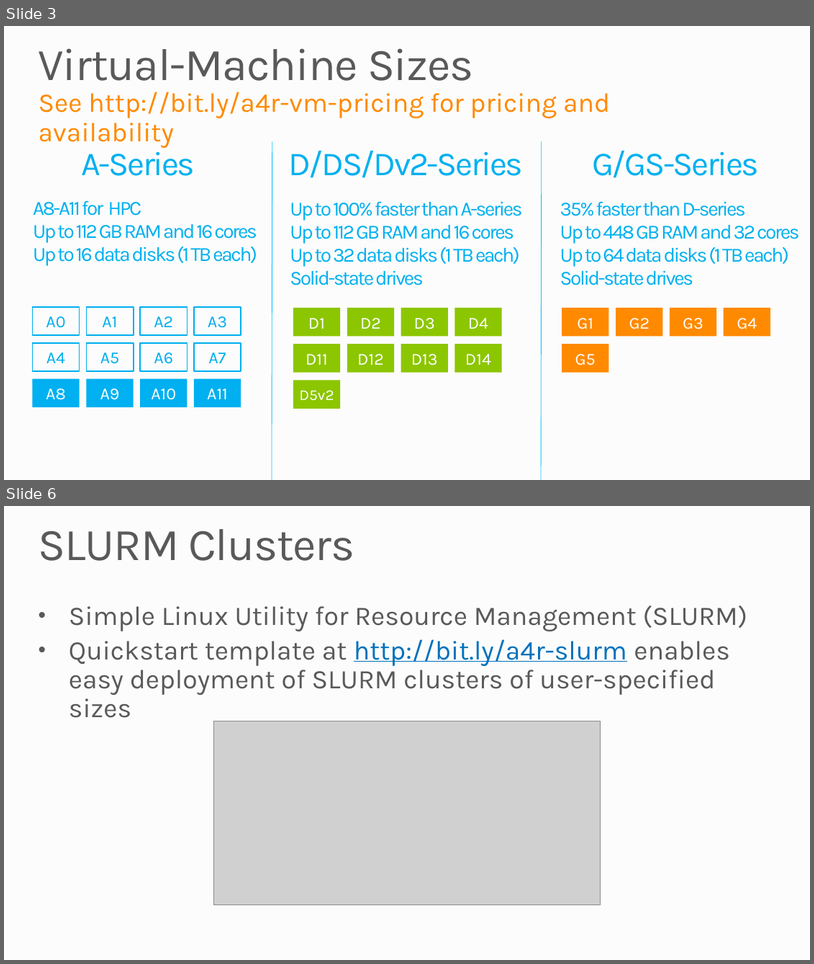
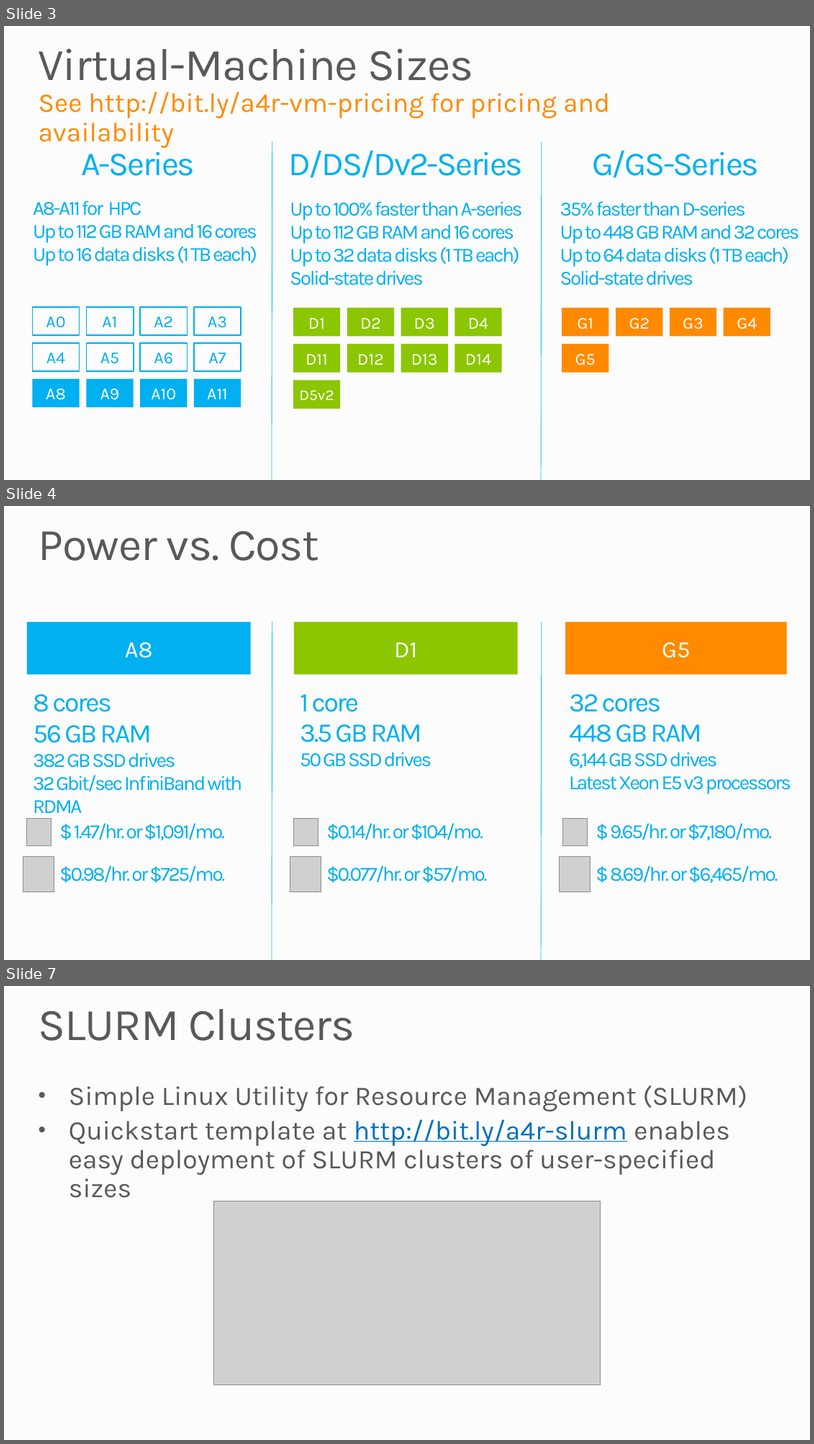
Before and after one commit to MSRConnections/Azure-training-course, a slide deck: Content/High-Performance Computing/Azure High-Performance Computing.pptx. Shown one above the other, each under a label of ours: slides 3 and 6 before the commit, slides 3, 4 and 7 after it; the slides between them are not shown. The pictures are 814x964 and 814x1444 pixels, drawn with LibreOffice and Linux fonts; fonts in the diff are those of the drawing; grey boxes stand for pictures; background and template pictures are left out. Boxes give left, top, right and bottom in pixels: in the first picture for what was removed or moved away, otherwise in the second. Text is boxed around its words. In the diff, an @@ line names an element or a change of style, - is before the commit and + after.

```diff
--- a/Content/High-Performance Computing/Azure High-Performance Computing.pptx
+++ b/Content/High-Performance Computing/Azure High-Performance Computing.pptx
@@ slide 4 added at <box>4,506,810,960</box>, background #FCFCFC @@
@@ title added at <box>39,531,319,561</box>, 54 pt, text #595959 @@
+Power vs. Cost
@@ rectangle added at <box>27,622,251,674</box>, fill #00B0F0, 28 pt, text #FFFFFF @@
+A8
@@ line added from (273, 621) to (272, 960), #11C1FF 0.75 pt @@
@@ rectangle added at <box>294,622,518,674</box>, fill #8CC600, 28 pt, text #FFFFFF @@
+D1
@@ line added from (542, 621) to (541, 960), #11C1FF 0.75 pt @@
@@ rectangle added at <box>566,622,787,674</box>, fill #FF8A00, 28 pt, text #FFFFFF @@
+G5
@@ text added at <box>33,694,242,791</box>, 24 pt, text #00B0F0 @@
+8 cores
+56 GB RAM
+382 GB SSD drives
+32 Gbit/sec InfiniBand with RDMA
@@ text added at <box>300,694,432,767</box>, 32 pt, text #00B0F0 @@
+1 core
+3.5 GB RAM
+50 GB SSD drives
@@ text added at <box>569,694,792,794</box>, 24 pt, text #00B0F0 @@
+32 cores
+448 GB RAM
+6,144 GB SSD drives
+Latest Xeon E5 v3 processors
@@ picture added at <box>27,818,52,845</box> @@
@@ text added at <box>74,823,225,840</box>, 24 pt, text #00B0F0 @@
+$ 1.47/hr. or $1,091/mo.
@@ picture added at <box>294,818,319,845</box> @@
@@ text added at <box>327,823,484,840</box>, 24 pt, text #00B0F0 @@
+$0.14/hr. or $104/mo.
@@ picture added at <box>563,818,589,845</box> @@
@@ text added at <box>610,823,772,840</box>, 24 pt, text #00B0F0 @@
+$ 9.65/hr. or $7,180/mo.
@@ picture added at <box>23,856,54,892</box> @@
@@ text added at <box>59,865,225,883</box>, 24 pt, text #00B0F0 @@
+$0.98/hr. or $725/mo.
@@ picture added at <box>290,856,321,892</box> @@
@@ text added at <box>327,865,487,883</box>, 24 pt, text #00B0F0 @@
+$0.077/hr. or $57/mo.
@@ picture added at <box>560,856,591,892</box> @@
@@ text added at <box>610,865,779,883</box>, 24 pt, text #00B0F0 @@
+$ 8.69/hr. or $6,465/mo.
@@ what was slide 6 is now slide 7 @@
```
Also in this commit, not shown: 2 slides changed, 5 other files.
